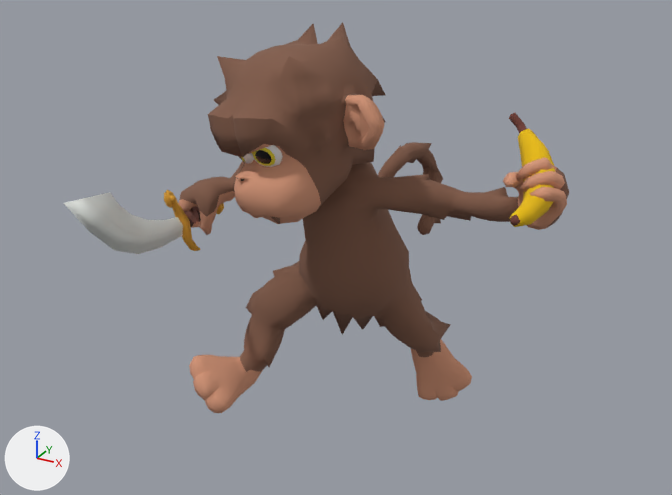
The FBX model Characters/Monkey/NEW/A_Momki_Walk_001.fbx: old version first, new version second.
Before and after are seen from a camera (50 mm lens) standing at (1.41, -2.72, 2.13) and looking at (-0.09, 0.03, 0.76). Arrows for +X, +Y and +Z are at lower left; the lights stay in place. The first picture is the older version. Where no turn or scale is listed for an object, it has been applied to the vertices. Vertices at exactly the same position are counted once.

Objects in the first picture: 'SM_Momki_001'.
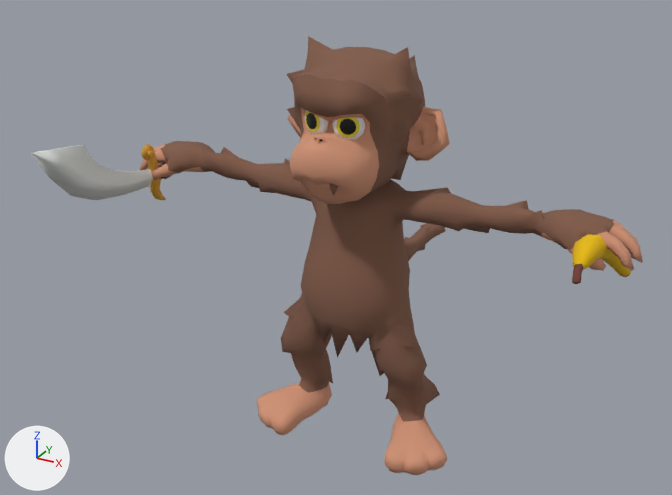
Where the change shows, as pixel boxes (x1, y1, x2, y2) in the pictures (672 x 495 px; the box of a moved part takes in the faces that stretch with it):
'SM_Momki_001', reshaped (21% wider, 12% taller)
    before: (64, 22, 569, 413)
    after: (31, 36, 643, 475)
part 1 of me_plane_001, moved or reshaped (not visible before)
    after: (313, 113, 332, 123)
part 2 of me_plane_001, moved or reshaped (mostly hidden before)
    before: (238, 153, 254, 164)
    after: (304, 110, 328, 134)
part 3 of me_plane_001, moved or reshaped (mostly hidden)
    before: (248, 144, 271, 154)
    after: (331, 114, 363, 123)
part 4 of me_plane_001, moved or reshaped
    before: (251, 145, 283, 167)
    after: (332, 117, 365, 140)
part 5 of me_plane_001, moved or reshaped
    before: (270, 216, 280, 224)
    after: (329, 183, 338, 195)
part 6 of me_plane_001, moved or reshaped (not visible afterwards)
    before: (188, 203, 224, 227)
part 7 of me_plane_001, moved or reshaped
    before: (184, 206, 200, 228)
    after: (159, 163, 181, 179)
part 8 of me_plane_001, moved or reshaped
    before: (164, 190, 200, 251)
    after: (141, 144, 166, 200)
part 9 of me_plane_001, moved or reshaped
    before: (170, 195, 176, 203)
    after: (147, 150, 154, 157)
part 10 of me_plane_001, moved or reshaped
    before: (64, 192, 183, 254)
    after: (31, 145, 153, 200)
part 11 of me_plane_001, moved or reshaped
    before: (509, 113, 556, 227)
    after: (572, 234, 631, 284)
part 12 of me_plane_001, moved or reshaped
    before: (179, 22, 569, 413)
    after: (140, 36, 643, 475)

The change, as a diff of the scene's bpy script:
```diff
--- a/Characters/Monkey/NEW/A_Momki_Walk_001.fbx.py
+++ b/Characters/Monkey/NEW/A_Momki_Walk_001.fbx.py
@@ me_plane_001 @@
-me_plane_001.from_pydata(...)  # 3449 vertices, 3505 faces; spans x -0.62..0.79, y -0.82..0.51, z 0.07..1.61
+me_plane_001.from_pydata(...)  # 3449 vertices, 3505 faces; spans x -0.98..0.98, y -0.56..1.01, z 0.0..1.53
+# me_plane_001 part 1: the loose piece of 110 vertices spanning x -0.23..-0.11, y -0.48..-0.38, z 1.25..1.33 is multiplied about its middle by the matrix ((0.93, -0.332, 0.157), (0.224, 0.852, 0.473), (-0.291, -0.405, 0.867)), then moved by (0.12, 0.28, 0.04)
+# me_plane_001 part 2: the loose piece of 134 vertices spanning x -0.22..-0.13, y -0.47..-0.38, z 1.2..1.3 is multiplied about its middle by the matrix ((0.93, -0.332, 0.157), (0.224, 0.852, 0.473), (-0.291, -0.405, 0.867)), then moved by (0.11, 0.26, 0.05)
+# me_plane_001 part 3: the loose piece of 110 vertices spanning x -0.13..-0.01, y -0.51..-0.42, z 1.25..1.35 is multiplied about its middle by the matrix ((0.93, -0.332, 0.157), (0.224, 0.852, 0.473), (-0.291, -0.405, 0.867)), then moved by (0.13, 0.31, 0.03)
+# me_plane_001 part 4: the loose piece of 134 vertices spanning x -0.12..-0.01, y -0.5..-0.43, z 1.22..1.32 is multiplied about its middle by the matrix ((0.93, -0.332, 0.157), (0.224, 0.852, 0.473), (-0.291, -0.405, 0.867)), then moved by (0.12, 0.3, 0.03)
+# me_plane_001 part 5: the loose piece of 19 vertices spanning x -0.06..-0.02, y -0.49..-0.45, z 1.04..1.1 is multiplied about its middle by the matrix ((0.93, -0.332, 0.157), (0.224, 0.852, 0.473), (-0.291, -0.405, 0.867)), then moved by (0.09, 0.21, 0.05)
+# me_plane_001 part 6: the loose piece of 88 vertices spanning x -0.59..-0.51, y -0.3..-0.04, z 0.84..0.93 is multiplied about its middle by the matrix ((0.896, 0.283, 0.341), (-0.253, 0.959, -0.129), (-0.364, 0.029, 0.931)), then moved by (-0.29, 0.26, 0.06)
+# me_plane_001 part 7: the loose piece of 89 vertices spanning x -0.57..-0.52, y -0.29..-0.16, z 0.85..0.92 is multiplied about its middle by the matrix ((0.896, 0.283, 0.341), (-0.253, 0.959, -0.129), (-0.364, 0.029, 0.931)), then moved by (-0.31, 0.26, 0.05)
+# me_plane_001 part 8: the loose piece of 66 vertices spanning x -0.58..-0.49, y -0.35..-0.25, z 0.77..1.01 is multiplied about its middle by the matrix ((0.896, 0.283, 0.341), (-0.253, 0.959, -0.129), (-0.364, 0.029, 0.931)), then moved by (-0.33, 0.26, 0.05)
+# me_plane_001 part 9: the loose piece of 26 vertices spanning x -0.57..-0.54, y -0.33..-0.31, z 0.97..0.99 is moved by (-0.3, 0.25, 0.05)
+# me_plane_001 part 10: the loose piece of 30 vertices spanning x -0.58..-0.5, y -0.82..-0.32, z 0.85..1.13 is multiplied about its middle by the matrix ((0.896, 0.283, 0.341), (-0.253, 0.959, -0.129), (-0.364, 0.029, 0.931)), then moved by (-0.37, 0.26, 0.03)
+# me_plane_001 part 11: the loose piece of 98 vertices spanning x 0.55..0.76, y -0.42..-0.05, z 1.14..1.38 is multiplied about its middle by the matrix ((0.506, -0.394, 0.767), (0.488, -0.603, -0.631), (0.711, 0.694, -0.113)), then moved by (0.22, 0.26, -0.37)
+# me_plane_001 part 12: 2484 of 3449 vertices moved; they spanned x -0.62..0.79, y -0.55..0.51, z 0.07..1.61 and now span x -0.98..0.98, y -0.3..1.01, z 0.0..1.53; mean shift (0.01, 0.16, -0.12); largest move (0.11, 0.33, 0.74) -> (0.0, 1.01, 0.6)
+# other edits to the shape of me_plane_001 do not show in these pictures
 me_plane_001.materials.append(mat_material)
```
